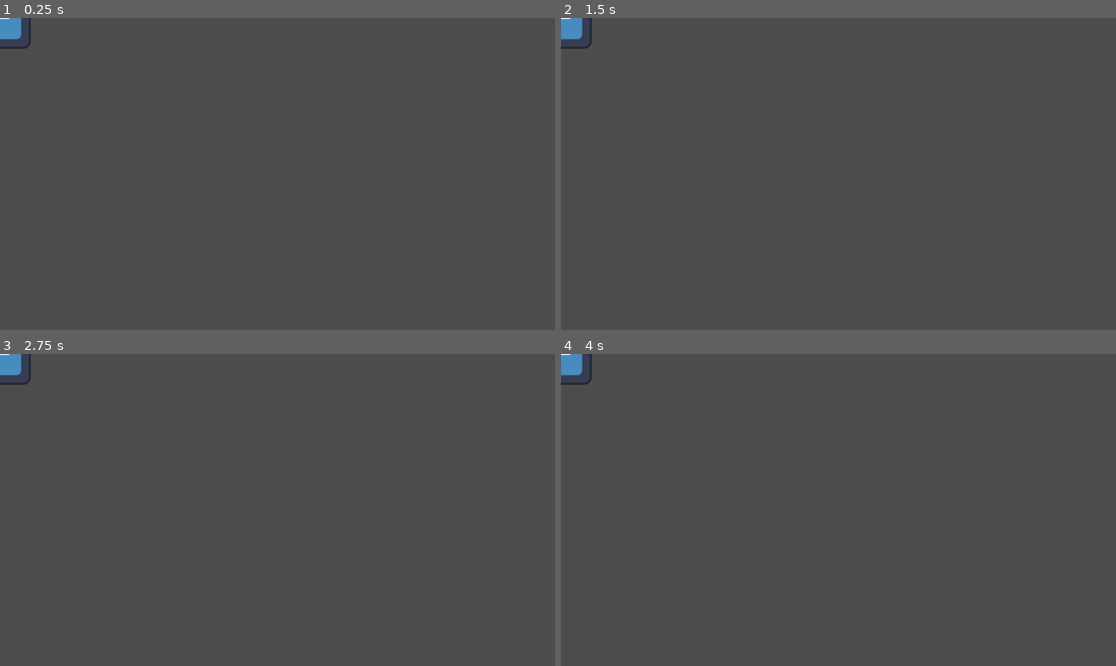
Above: before the commit, frames 1-4 (two rows, left to right).
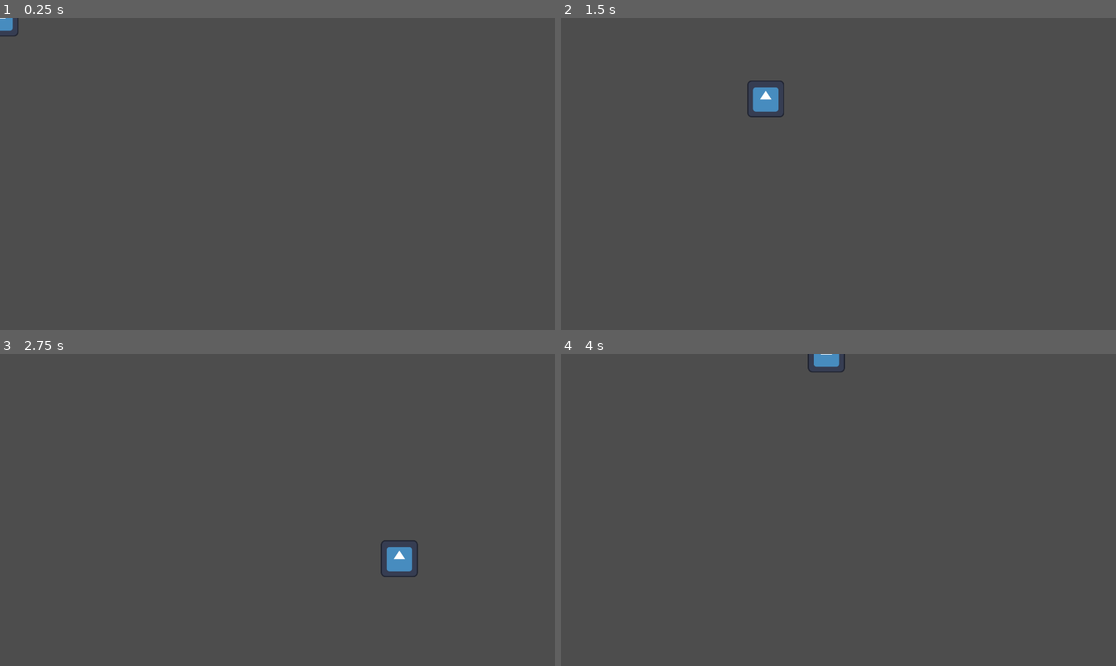
Above: after the commit, the same moments.

Repository: entityJY/deltarunesque-game
Game: Godot game, scene res://player/player.tscn
Two runs of this game, one before a commit and one after it. Both use one fixed random seed, a clock stepped at 60 frames per second and the inputs below. The project has no main scene, so this scene is started directly. The engine's default icon, where the game draws it, is replaced by a stand-in: a white triangle on a blue panel in a dark square.
Inputs:
- Up to frame 1 (0.25 s): no input
- Up to frame 2 (1.5 s): tap Enter at 0.5 s; hold D (right) 0.53-1.28 s; tap Shift (dash) at 0.6, 1.35 s; hold S (down) from 1.28 s (still down)
- Up to frame 3 (2.75 s): release S (down) at 2.03 s; hold D (right) from 2.03 s (still down); tap Shift (dash) at 2.1 s
- Up to frame 4 (4 s): release D (right) at 2.78 s; hold W (up) 2.78-3.53 s; tap Shift (dash) at 2.85, 3.6 s; hold A (left) from 3.53 s (still down)

The runs differ from the first frame. In frame 1, 0.3% of the frame differs, in the area x 0-6%, y 0-10%; in frame 2, 0.8%; in frame 3, 0.8%, in the area x 0-76%, y 0-72%; in frame 4, 0.6%.

Commit message:
Change display size, get moving player

Diff:
--- a/player/player.tscn
+++ b/player/player.tscn
@@ -6,8 +6,10 @@
 [sub_resource type="CircleShape2D" id="CircleShape2D_rkbax"]
 radius = 30.0
 
-[node name="Player" type="Node2D" unique_id=397257860]
+[node name="Player" type="Node2D" unique_id=397257860 node_paths=PackedStringArray("hit_box_shape")]
 script = ExtResource("1_rkbax")
+dash_cooldown = 0.4
+hit_box_shape = NodePath("Area2D/CollisionShape2D")
 
 [node name="Sprite2D" type="Sprite2D" parent="." unique_id=1124570379]
 texture = ExtResource("1_oul6g")
--- a/player/scripts/player.gd
+++ b/player/scripts/player.gd
@@ -1,11 +1,66 @@
 extends Node2D
 class_name Player
 
-@export var move_speed: float
-@export var dash_speed: float
+enum dash_states {
+	DASH_AVAILABLE,
+	DASHING,
+	DASH_COOLDOWN,
+}
+
+@export_group("Movement Settings")
+@export var move_speed: float = 700.0
+@export var dash_distance: float = 300.0
+@export var dash_time: float = 0.15
+@export var dash_cooldown: float = 0.4
+var dash_speed: float
+var dash_timer: Timer
+var last_direction: Vector2
+var dash_state: dash_states = dash_states.DASH_AVAILABLE
+
+@export_group("Components")
+@export var hit_box_shape: CollisionShape2D
 
 func _ready() -> void:
-    pass
+	dash_speed = dash_distance/dash_time
+
+	dash_timer = Timer.new()
+	dash_timer.one_shot = true
+	add_child(dash_timer)
 
 func _physics_process(delta: float) -> void:
-    pass
+	movement(delta)
+
+func movement(delta: float) -> void:
+	if dash_state == dash_states.DASHING:
+		position.x += last_direction.x * dash_speed * delta
+		position.y += last_direction.y * dash_speed * delta
+		return
+
+	if Input.is_action_just_pressed("dash") and dash_state == dash_states.DASH_AVAILABLE:
+		dash_state = dash_states.DASHING
+		stop_dash()
+		return
+
+	# get movement directions
+	var direction: Vector2
+	direction.x = Input.get_axis("left", "right")
+	direction.y = Input.get_axis("up", "down")
+	direction = direction.normalized()
+	last_direction = direction
+
+	# move character
+	position.x += direction.x * move_speed * delta
+	position.y += direction.y * move_speed * delta
+
+func stop_dash() -> void:
+	dash_timer.wait_time = dash_time
+	dash_timer.start()
+	await dash_timer.timeout
+	dash_state = dash_states.DASH_COOLDOWN
+	enable_dash()
+
+func enable_dash() -> void:
+	dash_timer.wait_time = dash_cooldown
+	dash_timer.start()
+	await dash_timer.timeout
+	dash_state = dash_states.DASH_AVAILABLE
--- a/project.godot
+++ b/project.godot
@@ -13,6 +13,11 @@
 config/name="Deltarunesque Game"
 config/features=PackedStringArray("4.6", "Forward Plus")
 config/icon="res://icon.svg"
+
+[display]
+
+window/size/viewport_width=1920
+window/size/viewport_height=1080
 
 [input]
 
